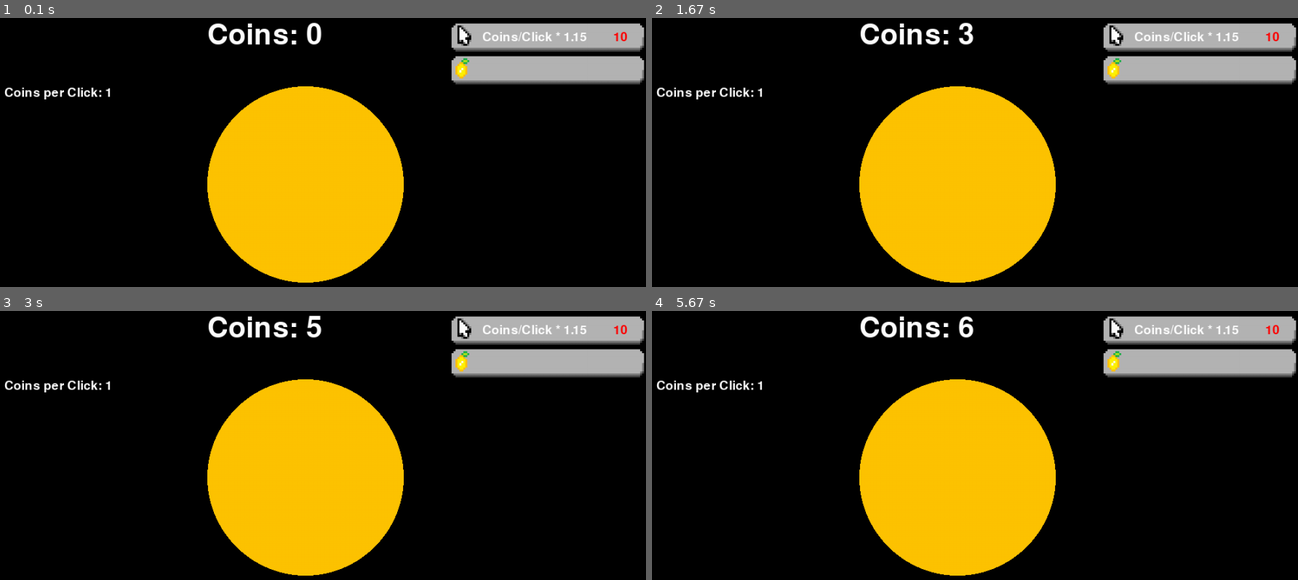
Above: before the commit, frames 1-4 (two rows, left to right).
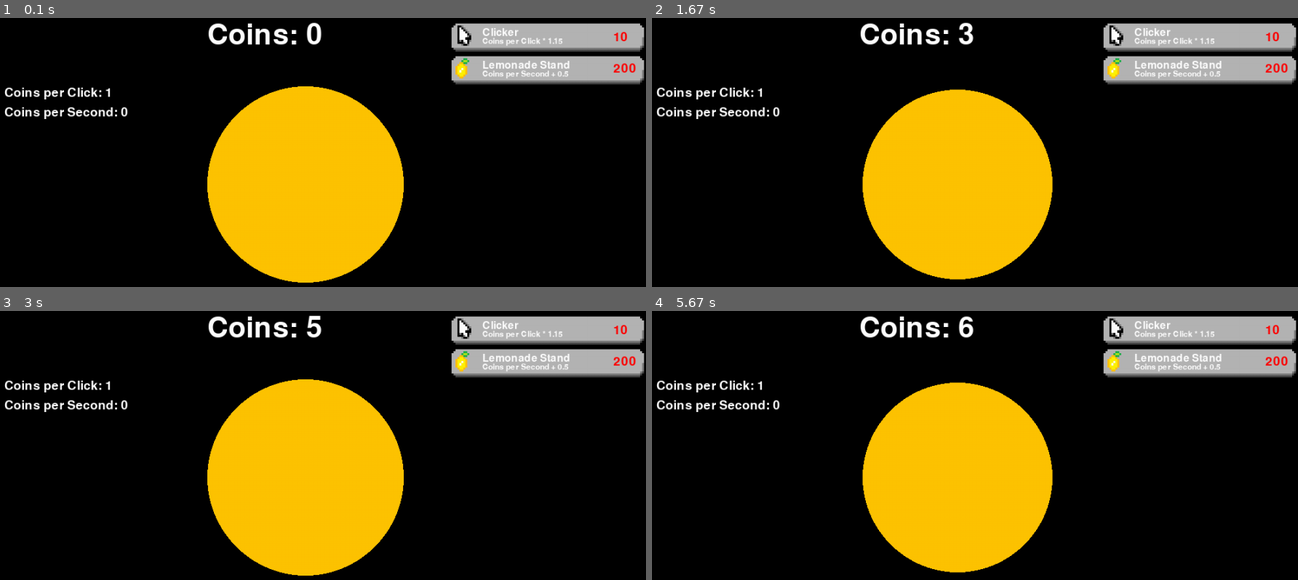
Above: after the commit, the same moments.

Repository: qunzman/pygame
Game: pygame game, started from Clicker/main.py
Same seed, same stepped clock (60 frames per second), same inputs: the game is played once before the commit and once after it.
Inputs (mouse positions are in pixels of both pictures, inside the frame that each line leads up to):
- Up to frame 1 (0.1 s): no input
- Up to frame 2 (1.67 s): click (968, 184) at 0.38 s; click (975, 208) at 0.72 s; click (1046, 217) at 1.55 s
- Up to frame 3 (3 s): click (329, 518) at 2.38 s; click (297, 410) at 2.72 s
- Up to frame 4 (5.67 s): click (1000, 461) at 5.55 s

The runs differ from the first frame. In frame 1, 1.1% of the frame differs, in the area x 0-99%, y 3-38%; in frame 2, 2.5%, in the area x 0-99%, y 3-99%; in frame 3, 1.1%; in frame 4, 2.5%.

Commit message:
Just more Code bro

Diff:
--- a/Clicker/lemonade_stand.py
+++ b/Clicker/Upgrades.py
@@ -1,9 +1,9 @@
 import pygame
 
-class LemonadeStand:
-    def __init__(self, game, x, y, width, height, image):
+class upgrades:
+    def __init__(self, game, y, width, height, image):
         self.game = game
-        self.x = x
+        self.x = 700
         self.y = y
         self.width = width
         self.height = height
--- a/Clicker/clickobj.py
+++ b/Clicker/clickobj.py
@@ -2,19 +2,38 @@
 
 class clickobj:
     def __init__(self, game, x, y, width):
+        self.game = game
         self.width = width
+        self.original_width = width
         self.x = x
         self.y = y
         self.screen = game.screen
         self.color = (255, 196, 0)
+        self.click_time = None
+        self.is_animating = False
 
     def update(self):
         self.draw()
+        if self.click_time is None or not self.is_animating:
+            return
+
+        if pygame.time.get_ticks() - self.click_time >= 150:
+            self.width = self.original_width
+            self.is_animating = False
+            self.click_time = None
 
     def is_clicked(self, pos):
         center_x, center_y = self.x, self.y
         radius = self.width // 2
         return (pos[0] - center_x) ** 2 + (pos[1] - center_y) ** 2 <= radius ** 2
 
+    def animation(self):
+
+        if not self.is_animating:
+            self.is_animating = True
+            self.click_time = pygame.time.get_ticks()
+            self.width -= 10
+
+
     def draw(self):
         pygame.draw.circle(self.screen, self.color, (self.x, self.y), self.width // 2)
--- a/Clicker/clickup.py
+++ /dev/null
@@ -1,22 +0,0 @@
-import pygame
-
-class clickup:
-    def __init__(self, game, x, y, width, height, image):
-        self.game = game
-        self.x = x
-        self.y = y
-        self.width = width
-        self.height = height
-        self.image = image
-        self.image = pygame.transform.scale(self.image, (self.width, self.height))
-        self.rect = pygame.Rect(self.x, self.y, self.width, self.height)
-
-    def update(self):
-        self.rect = pygame.Rect(self.x, self.y, self.width, self.height)
-        self.draw()
-
-    def is_clicked(self, pos):
-        return self.rect.collidepoint(pos)
-
-    def draw(self):
-        self.game.screen.blit(self.image, self.rect)
--- a/Clicker/main.py
+++ b/Clicker/main.py
@@ -1,7 +1,6 @@
 import pygame
 import clickobj
-import clickup
-import lemonade_stand
+import Upgrades
 
 class Game:
     def __init__(self):
@@ -13,14 +12,18 @@
         self.coins = 0
         self.font_coins = pygame.font.SysFont("Misc fixed", 64)
         self.font_costs1 = pygame.font.SysFont("Misc fixed", 28)
-        self.clickup = clickup.clickup(self, 700, 50, 300, 50, pygame.image.load("img/Clickup.png"))
+        self.font_farmdescr = pygame.font.SysFont("Misc fixed", 24)
+        self.font_coinpersec = pygame.font.SysFont("Misc fixed", 18)
+        self.clickup = Upgrades.upgrades(self, 50, 300, 50, pygame.image.load("img/Clickup.png"))
         self.coins_per_click = 1
-        self.price = 10
+        self.clickup_price = 10
+        self.lemonadestand_price = 200
         self.click_multiplier = 1.15
-        self.lemonade_stand = lemonade_stand.LemonadeStand(self, 700, 100, 300, 50, pygame.image.load("img/Lemonade_stand.png"))
-        self.Lemonadeevent = pygame.USEREVENT + 1
-        pygame.time.set_timer(self.Lemonadeevent, 1000)
-        self.lemonadefarms = 0
+        self.lemonade_stand = Upgrades.upgrades(self, 100, 300, 50, pygame.image.load("img/Lemonade_stand.png"))
+        self.lemonadestands = 0
+        self.farmevent = pygame.USEREVENT + 1
+        pygame.time.set_timer(self.farmevent, 1000)
+        self.Coinspersec = 0
         self.run()
 
     def format_zahl(self, n):
@@ -49,18 +52,18 @@
                 elif event.type == pygame.MOUSEBUTTONDOWN:
                     if self.clickobj.is_clicked(event.pos):
                         self.coins += self.coins_per_click
-                    if self.clickup.is_clicked(event.pos) and self.coins >= self.price:
+                        self.clickobj.animation()
+                    if self.clickup.is_clicked(event.pos) and self.coins >= self.clickup_price:
                         self.coins_per_click *= self.click_multiplier
-                        self.coins -= self.price
-                        self.price = int(self.price * 2.5)
-                    if self.lemonade_stand.is_clicked(event.pos) and self.coins >= 200:
-                        self.lemonadefarms += 1
-                        self.coins -= 200
+                        self.coins -= self.clickup_price
+                        self.clickup_price = int(self.clickup_price * 2.5)
+                    if self.lemonade_stand.is_clicked(event.pos) and self.coins >= self.lemonadestand_price:
+                        self.Coinspersec += 0.5
+                        self.lemonadestands += 1
+                        self.coins -= self.lemonadestand_price
 
-            if self.lemonadefarms > 0:
-                for lemonadefarm in range(self.lemonadefarms):
-                    if event.type == self.Lemonadeevent:
-                        self.coins += 1
+                elif event.type == self.farmevent:
+                    self.coins += self.Coinspersec
 
             if self.coins_per_click >= 2:
                 self.click_multiplier = 1.25
@@ -76,24 +79,49 @@
             self.coin_text = self.font_coins.render(f"Coins: {self.coins1}", True, (255, 255, 255))
             self.coin_rect = self.coin_text.get_rect(topleft=(330, 50))
             self.screen.blit(self.coin_text, self.coin_rect)
-            self.price1 = self.format_zahl(self.price)
-            if self.coins >= self.price:
-                self.price_text = self.font_costs1.render(f"{self.price1}", True, (0, 0, 0))
+
+            self.clickup_price1 = self.format_zahl(self.clickup_price)
+            if self.coins >= self.clickup_price:
+                self.price_text = self.font_costs1.render(f"{self.clickup_price1}", True, (0, 0, 0))
             else:
-                self.price_text = self.font_costs1.render(f"{self.price1}", True, (255, 0, 0))
+                self.price_text = self.font_costs1.render(f"{self.clickup_price1}", True, (255, 0, 0))
             self.price_rect = self.price_text.get_rect(topleft=(950, 65))
             self.screen.blit(self.price_text, self.price_rect)
+
             self.coins_per_click_text = self.font_costs1.render(f"Coins per Click: {self.coins_per_click:.2f}".rstrip('0').rstrip('.'), True, (255, 255, 255))
             self.coins_per_click_rect = self.coins_per_click_text.get_rect(topleft=(20, 150))
             self.screen.blit(self.coins_per_click_text, self.coins_per_click_rect)
-            self.click_multiplier_text = self.font_costs1.render(f"Coins/Click * {self.click_multiplier:.2f}".rstrip('0').rstrip('.'), True, (255, 255, 255))
-            self.click_multiplier_rect = self.click_multiplier_text.get_rect(topleft=(750, 65))
+
+            self.click_farmdesc_text = self.font_farmdescr.render("Clicker", True, (255, 255, 255))
+            self.click_farmdesc_rect = self.click_farmdesc_text.get_rect(topleft=(750, 60))
+            self.screen.blit(self.click_farmdesc_text, self.click_farmdesc_rect)
+
+            self.click_multiplier_text = self.font_coinpersec.render(f"Coins per Click * {self.click_multiplier:.2f}".rstrip('0').rstrip('.'), True, (255, 255, 255))
+            self.click_multiplier_rect = self.click_multiplier_text.get_rect(topleft=(750, 75))
             self.screen.blit(self.click_multiplier_text, self.click_multiplier_rect)
 
+            self.click_Coin_per_second_text = self.font_costs1.render(f"Coins per Second: {self.Coinspersec:.1f}".rstrip('0').rstrip('.'), True, (255, 255, 255))
+            self.click_Coin_per_second_rect = self.click_Coin_per_second_text.get_rect(topleft=(20, 180))
+            self.screen.blit(self.click_Coin_per_second_text, self.click_Coin_per_second_rect)
 
+            self.click_farmdesc_text = self.font_farmdescr.render("Lemonade Stand", True, (255, 255, 255))
+            self.click_farmdesc_rect = self.click_farmdesc_text.get_rect(topleft=(750, 110))
+            self.screen.blit(self.click_farmdesc_text, self.click_farmdesc_rect)
 
+            self.click_farmdesc_text = self.font_coinpersec.render("Coins per Second + 0.5", True, (255, 255, 255))
+            self.click_farmdesc_rect = self.click_farmdesc_text.get_rect(topleft=(750, 125))
+            self.screen.blit(self.click_farmdesc_text, self.click_farmdesc_rect)
+
+            self.lemonadestand_price1 = self.format_zahl(self.lemonadestand_price)
+            if self.coins >= self.lemonadestand_price:
+                self.lemonadestand_price_text = self.font_costs1.render(f"{self.lemonadestand_price1}", True, (0, 0, 0))
+            else:
+                self.lemonadestand_price_text = self.font_costs1.render(f"{self.lemonadestand_price1}", True, (255, 0, 0))
+            self.lemonadestand_price_rect = self.lemonadestand_price_text.get_rect(topleft=(950, 113))
+            self.screen.blit(self.lemonadestand_price_text, self.lemonadestand_price_rect)
 
             pygame.display.update()
+            self.clock.tick(60)
 
 
     pygame.quit()
